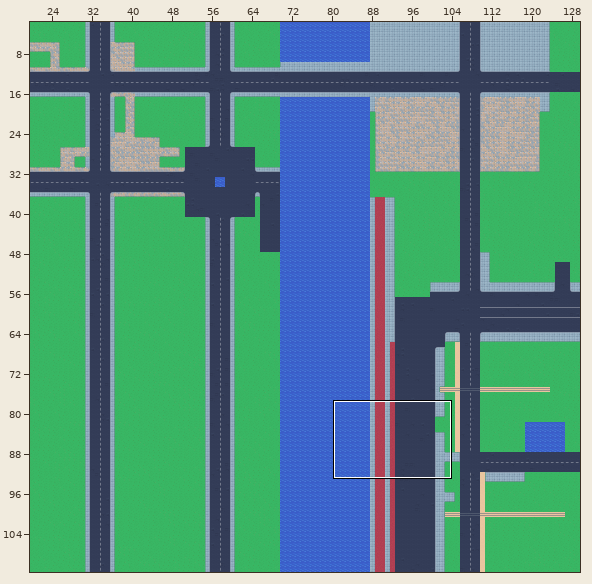
Two versions of a level (Tiled map (JSON), maps/warszawa.tmj). The first picture is a wide view before the edit; the outline marks the close-up.
Close-up. Old version:
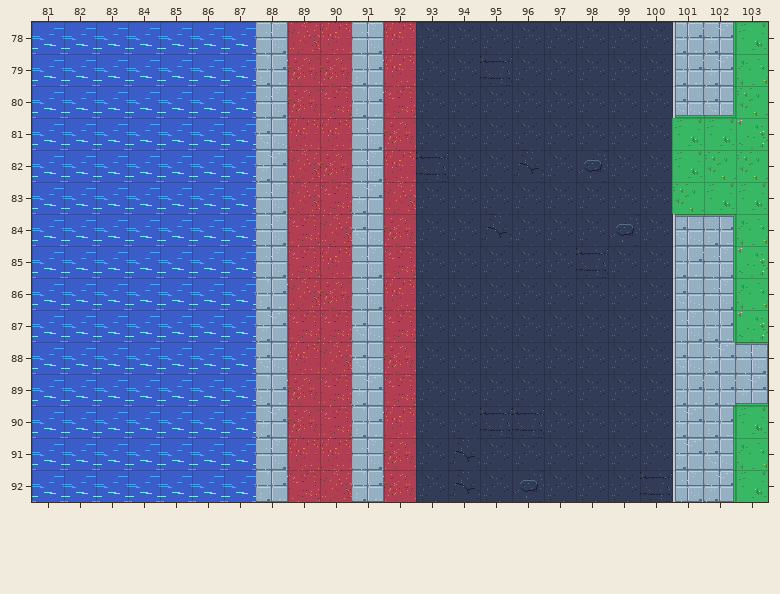
Cells are 32x32 px. Shown: x 81..103, y 78..92. The commit also changed other parts of the map, which this record leaves out.
Once edited:
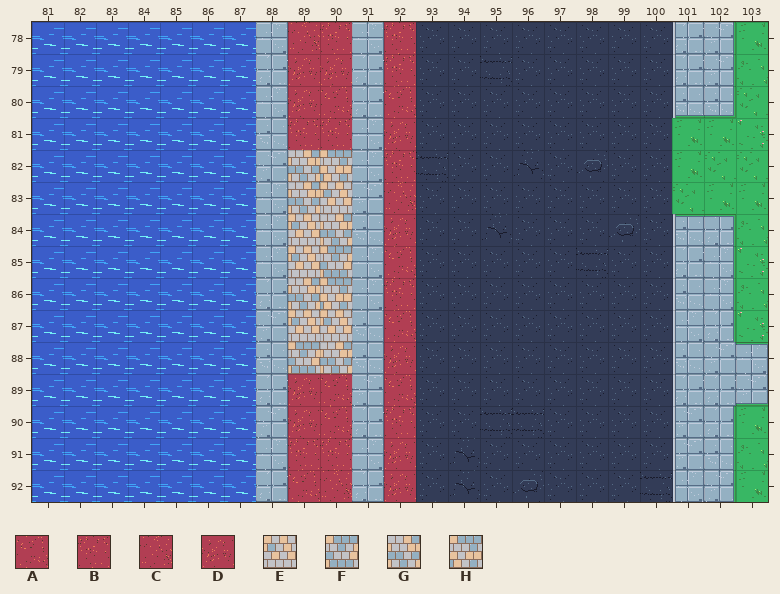
Key: from "training": A 3, B 17, C 18, D 19, E 20, F 21, G 22, H 23.
_ is an empty cell.
Change:
Layer "ground":
y 82: x 89..90 CD -> GH
y 83: x 89..90 CA -> GE
y 84: x 89..90 AC -> EG
y 85: x 89..90 AB -> EF
y 86: x 89..90 CD -> GH
y 87: x 89..90 AA -> EE
y 88: x 89..90 BC -> FG
Changed places in both close-ups, as pixel boxes (x1, y1, x2, y2):
changed: (288, 150, 352, 374)
